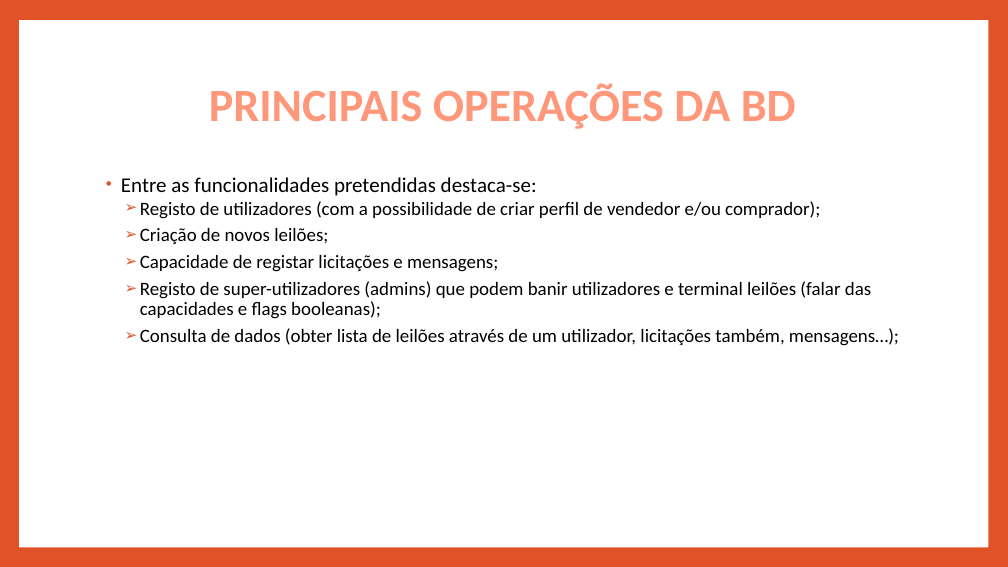
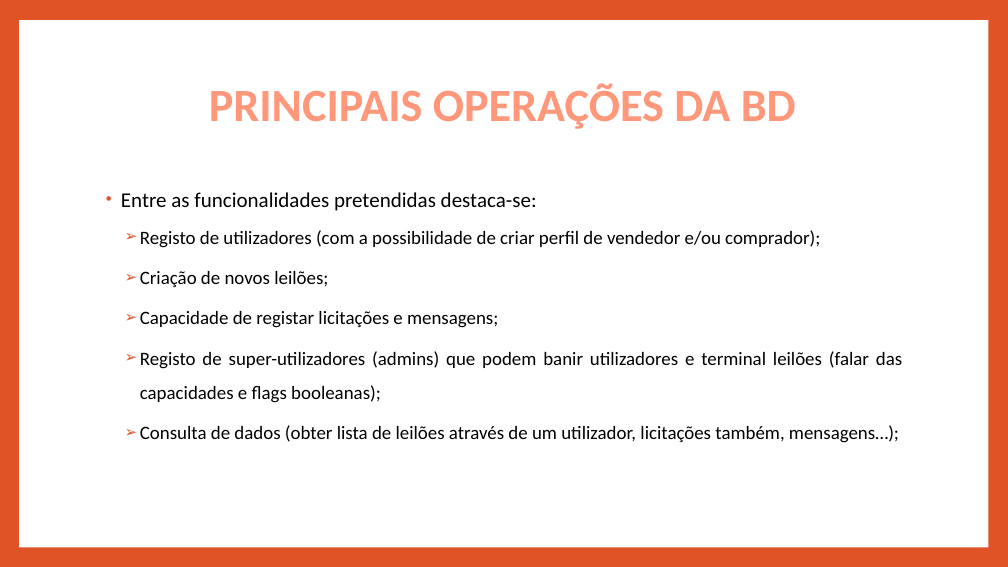
Before and after one commit to pedrotiag0/BD-Leiloes, a slide deck: slide 5 of Meta1/Apresentacao Meta 1 - BD.pptx. Drawn at 1008x567 pixels with LibreOffice and Linux fonts; fonts in the diff are those of the drawing. Boxes give left, top, right and bottom in pixels: in the first picture for what was removed or moved away, otherwise in the second. Text is boxed around its words. In the diff, an @@ line names an element or a change of style, - is before the commit and + after.

```diff
--- a/Meta1/Apresentacao Meta 1 - BD.pptx
+++ b/Meta1/Apresentacao Meta 1 - BD.pptx
@@ text "Entre as funcionalidades pretendidas destaca-se:" at (x1=121, y1=192, x2=902, y2=443): alignment left to justified; line spacing 0.9 to 1.5 @@
```
Also in this commit, not shown: 2 other slides changed.
